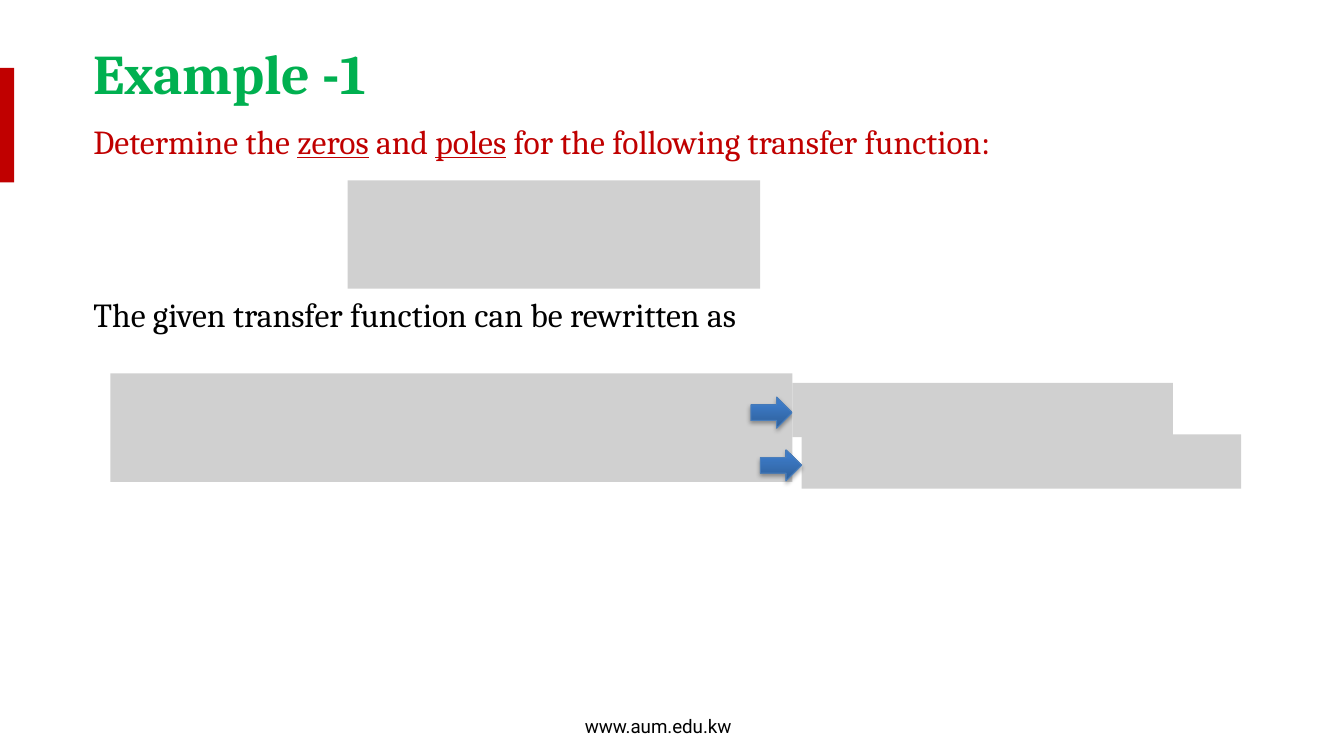
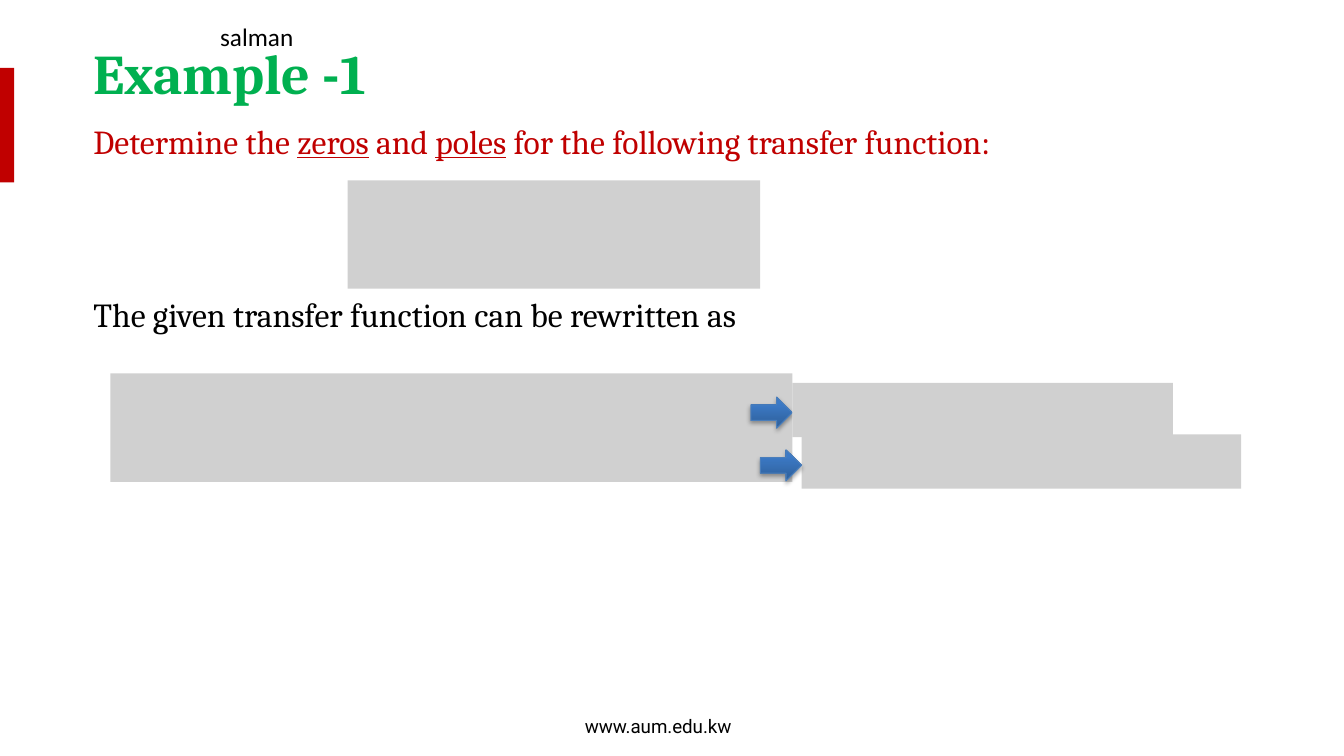
Before and after one commit to salmanrazzaq1993/AUM-WORK, a slide deck: slide 11 of PP WORK/Instructor Version/Week 9/Week 9 Lecture 2 - Poles and Zeros.pptx. Drawn at 1344x756 pixels with LibreOffice and Linux fonts; fonts in the diff are those of the drawing; grey boxes stand for pictures; background and template pictures are left out. Boxes give left, top, right and bottom in pixels: in the first picture for what was removed or moved away, otherwise in the second. Text is boxed around its words. In the diff, an @@ line names an element or a change of style, - is before the commit and + after.

```diff
--- a/PP WORK/Instructor Version/Week 9/Week 9 Lecture 2 - Poles and Zeros.pptx
+++ b/PP WORK/Instructor Version/Week 9/Week 9 Lecture 2 - Poles and Zeros.pptx
@@ text added at bbox=[220, 28, 293, 47], 18 pt, text #000000 @@
+salman
```
Also in this commit, not shown: 6 other slides changed, 3 slides added.
